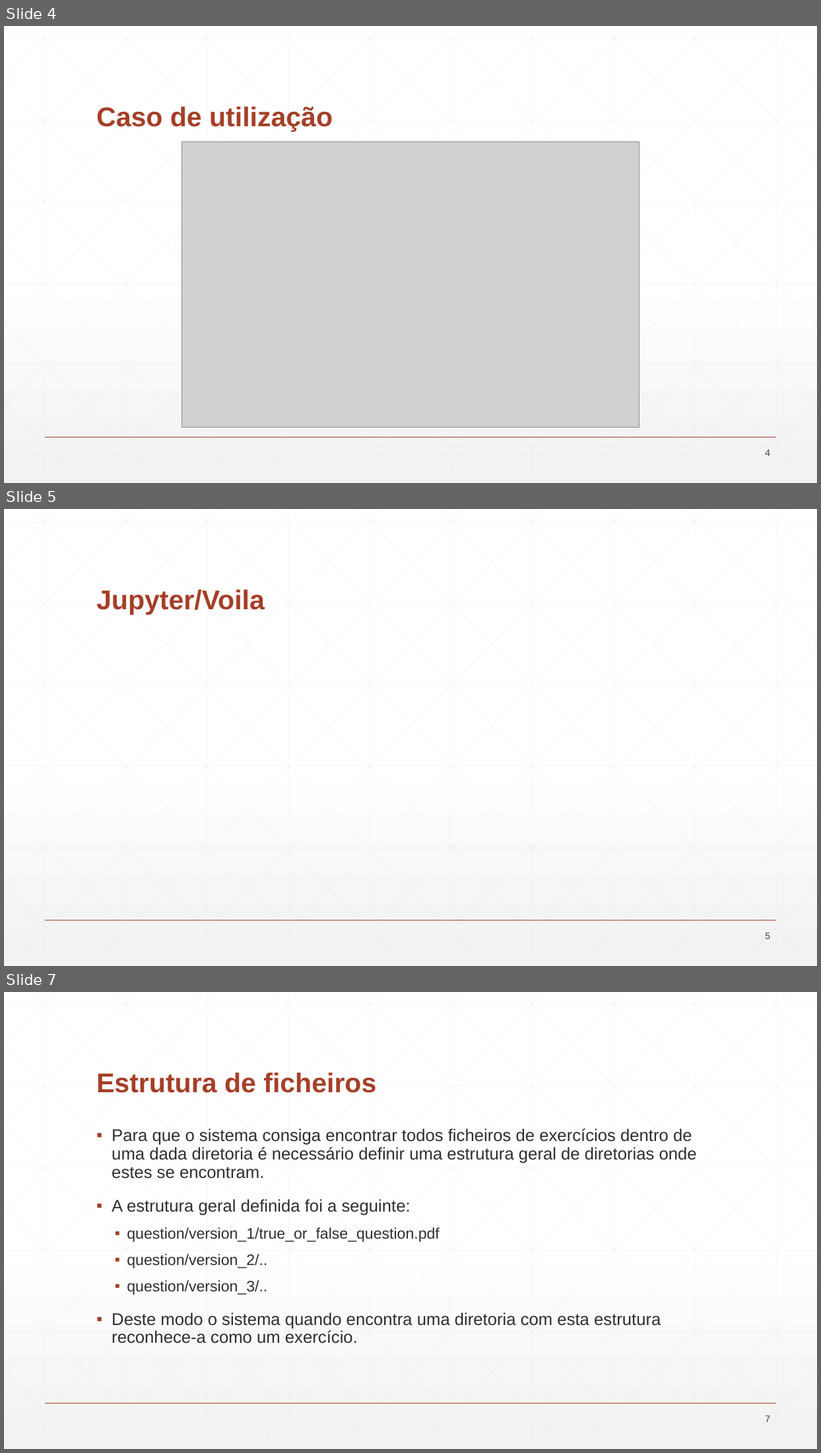
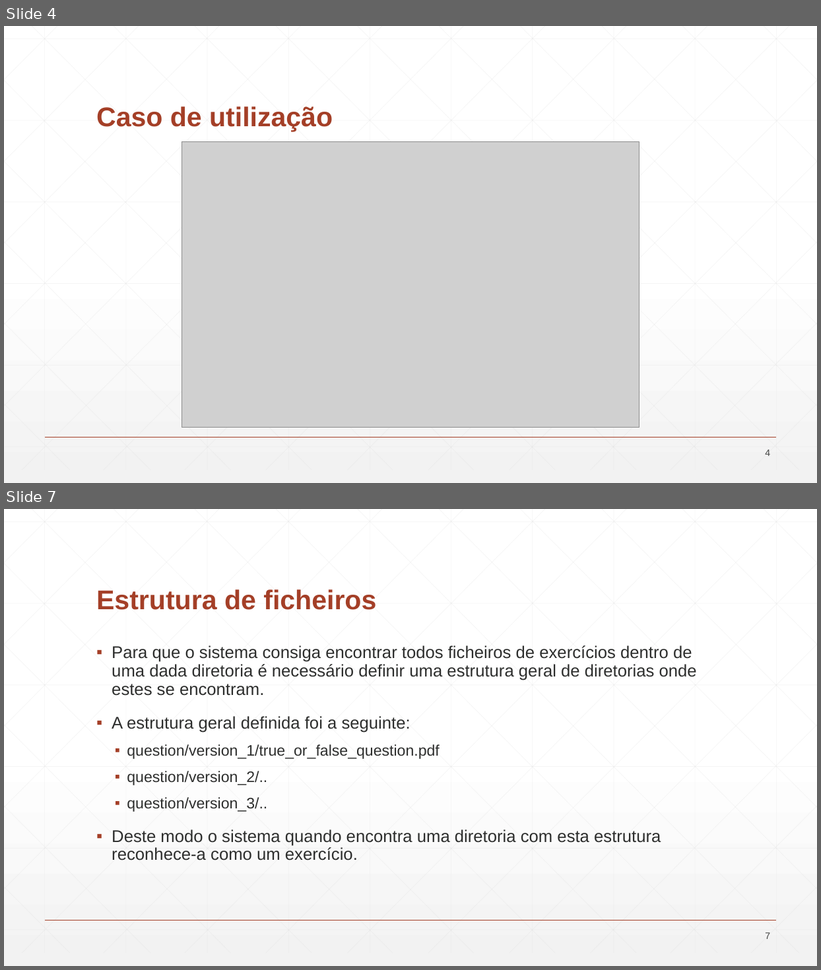
Before and after one commit to Rajang21/Projeto-Final, a slide deck: Apresentacao_Final.pptx. Shown one above the other, each under a label of ours: slides 4, 5 and 7 before the commit, slides 4 and 7 after it; the slides between them are not shown. The pictures are 821x1453 and 821x970 pixels, drawn with LibreOffice and Linux fonts; fonts in the diff are those of the drawing; grey boxes stand for pictures. Boxes give left, top, right and bottom in pixels: in the first picture for what was removed or moved away, otherwise in the second. Text is boxed around its words. In the diff, an @@ line names an element or a change of style, - is before the commit and + after.

```diff
--- a/Apresentacao_Final.pptx
+++ b/Apresentacao_Final.pptx
@@ slide 5 removed at box(4, 509, 817, 966), background gradient #FFFFFF to #F2F2F2; not listed: 47 template elements that a slide beside it also shows @@
@@ title removed at box(96, 590, 265, 615) @@
-Jupyter/Voila
@@ page number removed at box(765, 933, 770, 939) @@
-5
```
Also in this commit, not shown: 4 slides changed, 2 slides added.
